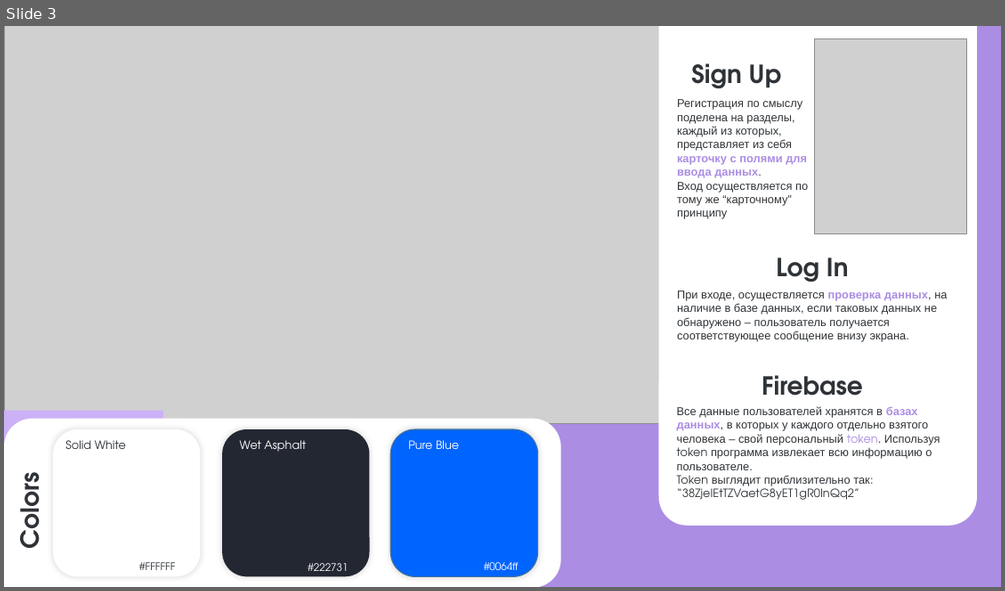
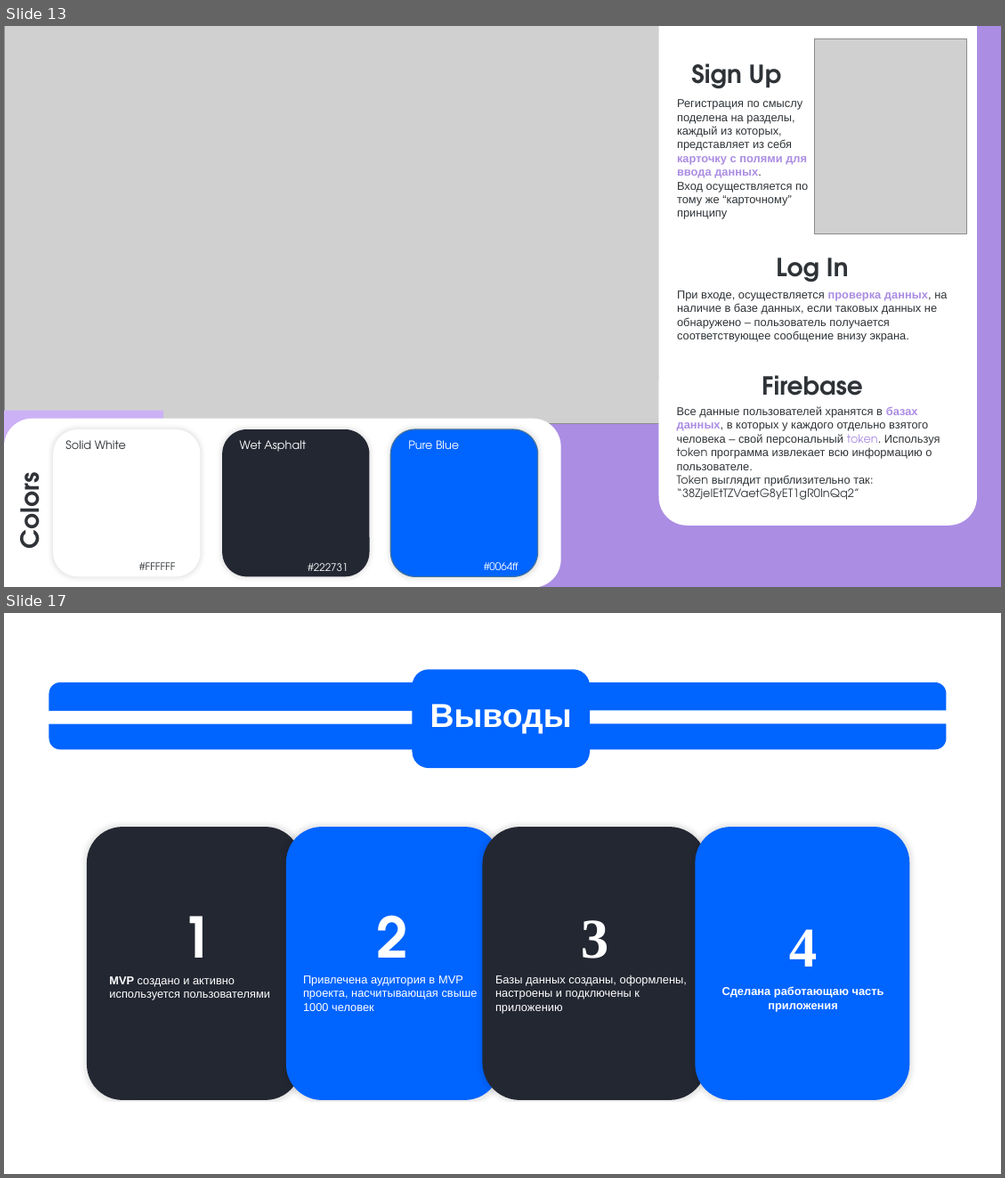
Before and after one commit to Nik134570/M.A.T.E, a slide deck: MATE_Final.pptx. Shown one above the other, each under a label of ours: slide 3 before the commit, slides 13 and 17 after it; the slides between them are not shown. The pictures are 1005x591 and 1005x1178 pixels, drawn with LibreOffice and Linux fonts; fonts in the diff are those of the drawing; grey boxes stand for pictures. Boxes give left, top, right and bottom in pixels: in the first picture for what was removed or moved away, otherwise in the second. Text is boxed around its words. In the diff, an @@ line names an element or a change of style, - is before the commit and + after.

```diff
--- a/MATE_Final.pptx
+++ b/MATE_Final.pptx
@@ slide 17 added at (4, 613, 1001, 1174), background #FFFFFF @@
@@ group added at (17, 670, 972, 769): 4 rounded rectangles @@
@@ text added at (430, 704, 572, 734), 32 pt, text #FFFFFF, bold @@
+Выводы
@@ rounded rectangle added at (87, 827, 301, 1100), fill #232732 @@
@@ rounded rectangle added at (286, 827, 501, 1100), fill #0064FF @@
@@ rounded rectangle added at (483, 827, 707, 1100), fill #232732 @@
@@ rounded rectangle added at (695, 827, 909, 1100), fill #0064FF @@
@@ text added at (181, 916, 212, 981), 54 pt, text #FFFFFF, bold @@
+1
@@ text added at (376, 915, 407, 981), 54 pt, text #FFFFFF, bold @@
+2
@@ text added at (581, 920, 608, 958), 54 pt, text #FFFFFF, bold @@
+3
@@ text added at (789, 929, 817, 966), 54 pt, text #FFFFFF, bold @@
+4
@@ text added at (109, 976, 270, 1000), 11 pt, text #FFFFFF @@
+MVP создано и активно используется пользователями
@@ text added at (303, 975, 477, 1011), 11 pt, text #FFFFFF @@
+Привлечена аудитория в MVP проекта, насчитывающая свыше 1000 человек
@@ text added at (495, 975, 687, 1013), 11 pt, text #FFFFFF @@
+Базы данных созданы, оформлены, настроены и подключены к приложению
@@ text added at (722, 986, 884, 1012), 11 pt, text #FFFFFF, bold @@
+Сделана работающаю часть приложения
@@ rounded rectangle added at (22, 1102, 958, 1118), fill #FFFFFF @@
@@ what was slide 3 is now slide 13 @@
```
Also in this commit, not shown: 2 slides changed, 14 other slides added.
